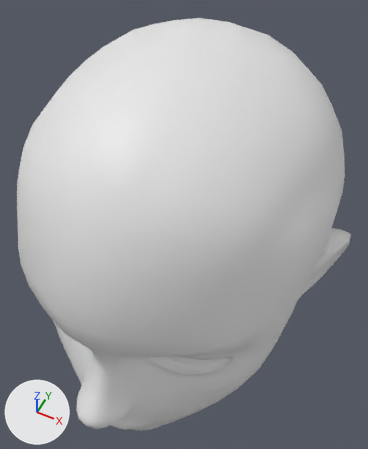
Before and after pictures for a commit that changed the Blender file data/gen13.blend.
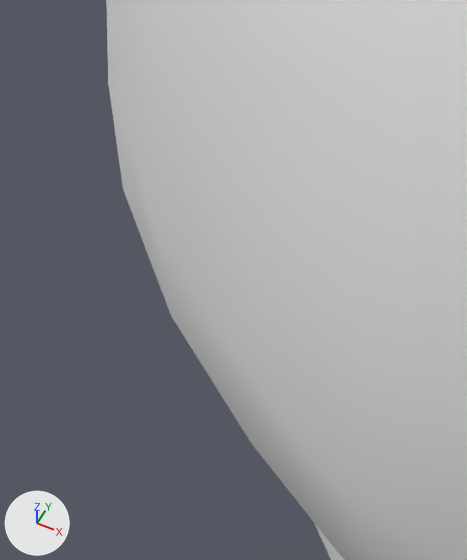
The first picture shows the older version from a 50 mm camera at (0.114, -0.193, 1.645) aimed at (-0.005, 0.046, 1.346). The close-ups show the older and then the newer version on the part from 0% to 21% of the width and 52% to 73% of the height of that picture. Only the edits that show in the close-ups are written down. Every picture has the same lights, and +X, +Y and +Z are marked at lower left. Materials are left out; every surface is plain grey.

Names of what the first close-up shows: 'headOnly_geo'.
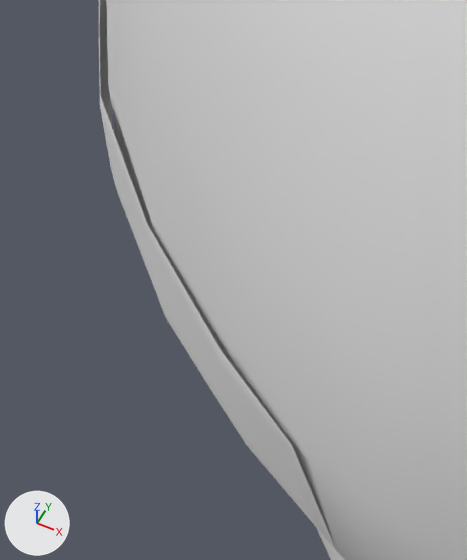
What differs and where, as boxes [x1, y1, x2, y2] in the close-ups (467 x 560 px):
```json
{"object": "eyebrows_geo", "change": "shown", "after": [99, 0, 336, 550]}
```

Scene script edits in JSON lines:
```json
{"op": "remove", "block": "ob_eyebrows_geo", "code": "ob_eyebrows_geo.hide_set(True)"}
```
